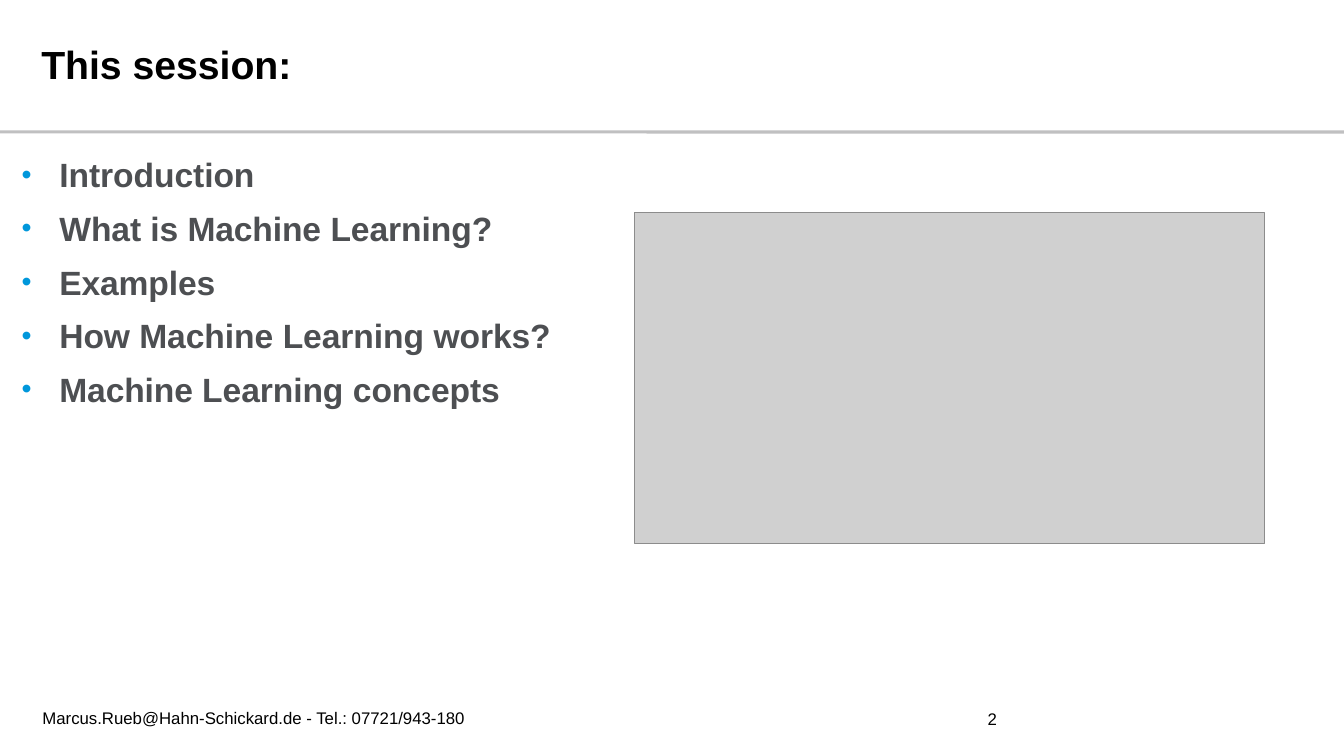
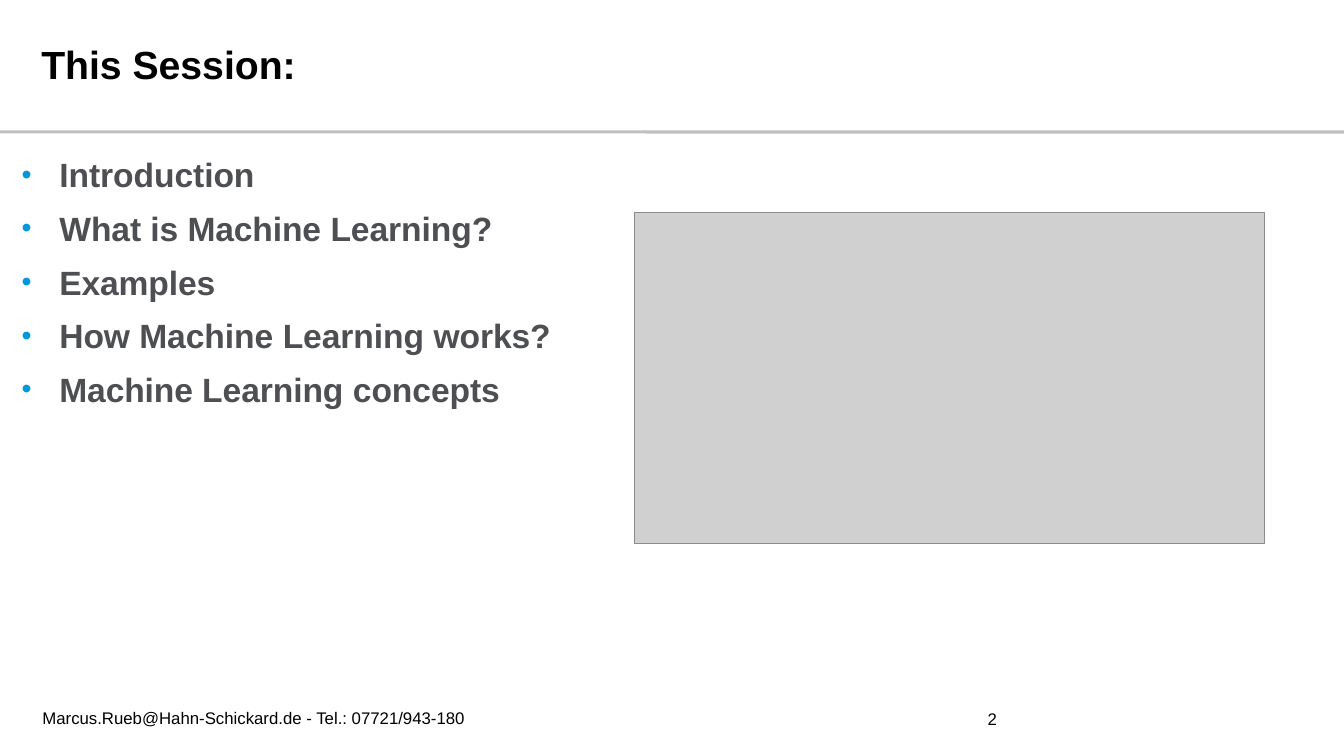
Before and after one commit to r1marcus/Fundamentals-of-Deep-Learning-HFU, a slide deck: slide 2 of Slides/01 - What is Machine Learning and Deep Learning/What is Machine Learning and Deep Learning.pptx. Drawn at 1344x756 pixels with LibreOffice and Linux fonts; fonts in the diff are those of the drawing; grey boxes stand for pictures; background and template pictures are left out. Boxes give left, top, right and bottom in pixels: in the first picture for what was removed or moved away, otherwise in the second. Text is boxed around its words. In the diff, an @@ line names an element or a change of style, - is before the commit and + after.

```diff
--- a/Slides/01 - What is Machine Learning and Deep Learning/What is Machine Learning and Deep Learning.pptx
+++ b/Slides/01 - What is Machine Learning and Deep Learning/What is Machine Learning and Deep Learning.pptx
@@ title at [41, 50, 296, 80]: text changed @@
-This session:
+This Session:
```
Also in this commit, not shown: 1 slide added, 11 other files.
